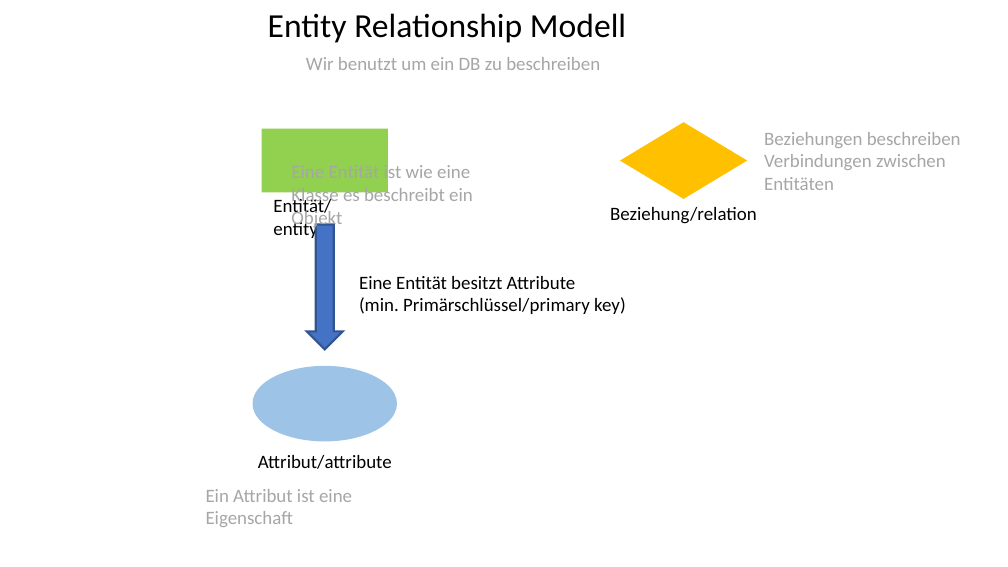
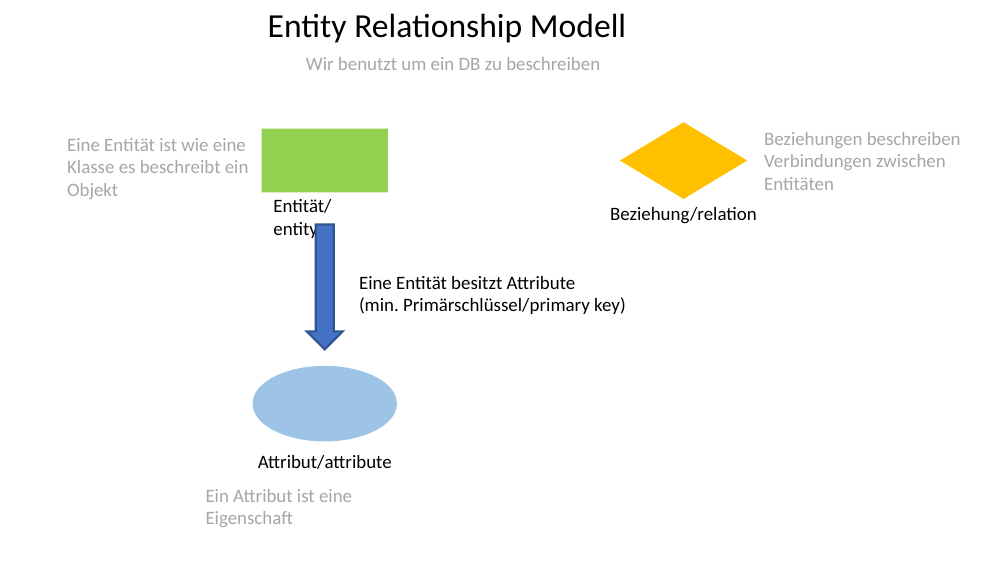
Before and after one commit to jeder49/ABI_Info, a slide deck: slide 10 of Q2/Datenbanken.pptx (slide 9 before the commit). Drawn at 1008x567 pixels with LibreOffice and Linux fonts; fonts in the diff are those of the drawing. Boxes give left, top, right and bottom in pixels: in the first picture for what was removed or moved away, otherwise in the second. Text is boxed around its words. In the diff, an @@ line names an element or a change of style, - is before the commit and + after.

```diff
--- a/Q2/Datenbanken.pptx
+++ b/Q2/Datenbanken.pptx
@@ text "Eine Entität ist wie eine" rewrapped from [291, 163, 473, 229] to [67, 138, 249, 199] @@
```
Also in this commit, not shown: 2 other slides changed, 2 slides added, 6 other files.
